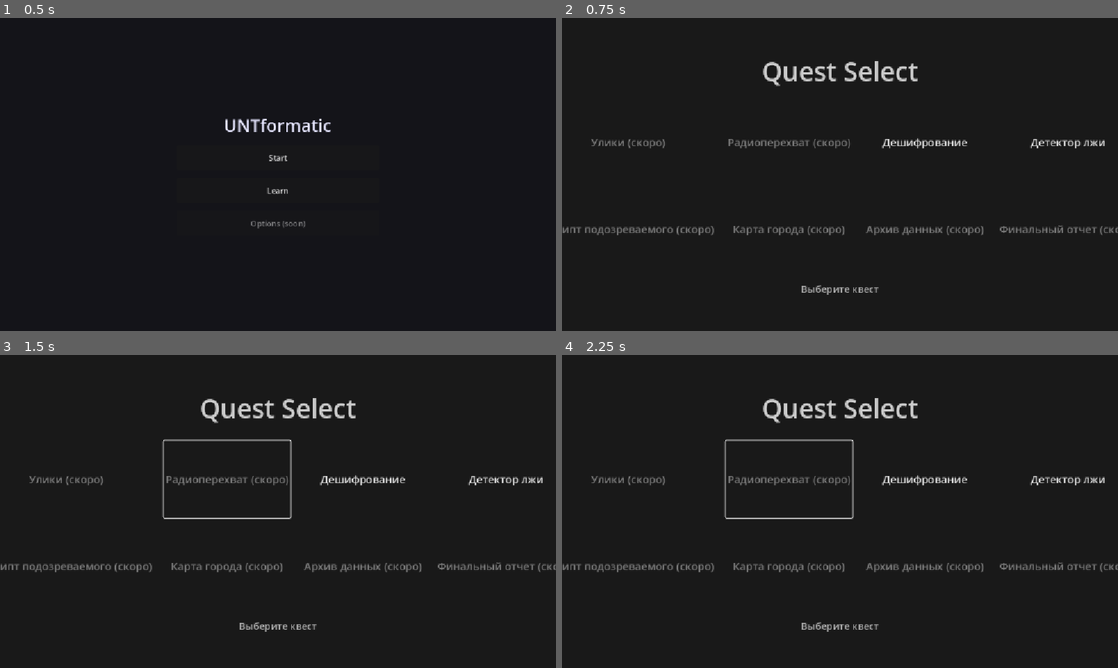
Above: before the commit, frames 1-4 (two rows, left to right).
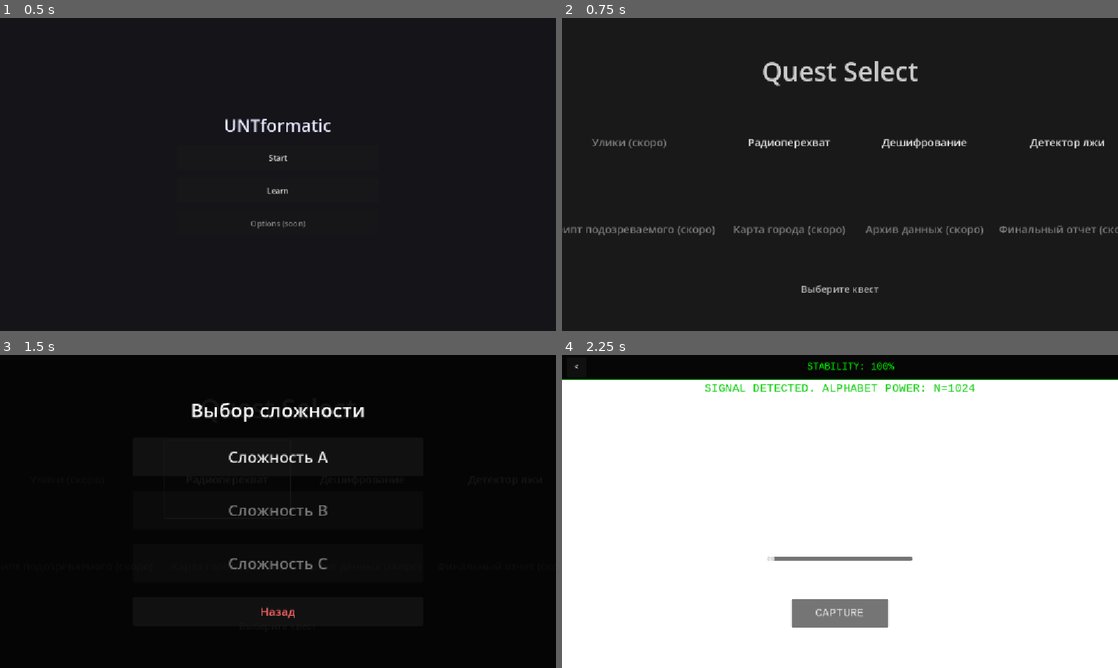
Above: after the commit, the same moments.

Repository: Nurik-dotcom/untmatric
Game: Godot game, scene res://scenes/MainMenu.tscn
Same seed, same stepped clock (60 frames per second), same inputs: the game is played once before the commit and once after it.
Inputs (mouse positions are in pixels of both pictures, inside the frame that each line leads up to):
- Up to frame 1 (0.5 s): no input
- Up to frame 2 (0.75 s): click "Start" at 0.5 s
- Up to frame 3 (1.5 s): click (227, 480) at 1.25 s, where only the run after the commit has a clickable "Радиоперехват"
- Up to frame 4 (2.25 s): click (840, 458) at 2 s, where only the run after the commit has a clickable "Сложность A"

Frame 1 is identical in both runs. In frame 2, 1.6% of the frame differs, in the area x 0-100%, y 38-70%; in frame 3, 5.0%; in frame 4, 92%, in the area x 0-100%, y 2-100%.

Commit message:
Enable Radio Quest A in Quest Selection Menu
- Updated `scenes/QuestSelect.gd` to include `QuestType.RADIO`.
- Enabled the "Radio Intercept" button and removed the "(coming soon)" label.
- Configured the modal routing to launch `scenes/RadioQuestA.tscn` when selected.
- Ensures the new quest is accessible to the player.

Co-authored-by: Nurik-dotcom <84225078+Nurik-dotcom@users.noreply.github.com>

Diff:
--- a/scenes/QuestSelect.gd
+++ b/scenes/QuestSelect.gd
@@ -18,7 +18,7 @@
 @onready var btn_close = $ModalLayer/ModeSelectionModal/CenterContainer/VBoxContainer/BtnClose
 @onready var modal_title = $ModalLayer/ModeSelectionModal/CenterContainer/VBoxContainer/ModalTitle
 
-enum QuestType { DECRYPTOR, LOGIC_GATE }
+enum QuestType { DECRYPTOR, LOGIC_GATE, RADIO }
 var selected_quest_type = QuestType.DECRYPTOR
 
 const TITLE_TEXT = "\u0412\u044b\u0431\u043e\u0440 \u043a\u0432\u0435\u0441\u0442\u0430"
@@ -26,7 +26,7 @@
 const STATUS_LOCKED = "\u042d\u0442\u043e\u0442 \u043a\u0432\u0435\u0441\u0442 \u043f\u043e\u043a\u0430 \u043d\u0435 \u0433\u043e\u0442\u043e\u0432"
 
 const BTN_CLUES_TEXT = "\u0423\u043b\u0438\u043a\u0438 (c\u043a\u043e\u0440\u043e)"
-const BTN_RADIO_TEXT = "\u0420\u0430\u0434\u0438\u043e\u043f\u0435\u0440\u0435\u0445\u0432\u0430\u0442 (c\u043a\u043e\u0440\u043e)"
+const BTN_RADIO_TEXT = "\u0420\u0430\u0434\u0438\u043e\u043f\u0435\u0440\u0435\u0445\u0432\u0430\u0442"
 const BTN_DECRYPTOR_TEXT = "\u0414\u0435\u0448\u0438\u0444\u0440\u043e\u0432\u0430\u043d\u0438\u0435"
 const BTN_LIE_TEXT = "\u0414\u0435\u0442\u0435\u043a\u0442\u043e\u0440 \u043b\u0436\u0438"
 const BTN_SCRIPT_TEXT = "\u0421\u043a\u0440\u0438\u043f\u0442 \u043f\u043e\u0434\u043e\u0437\u0440\u0435\u0432\u0430\u0435\u043c\u043e\u0433\u043e (c\u043a\u043e\u0440\u043e)"
@@ -68,8 +68,8 @@
 func _connect_buttons():
 	btn_decryptor.pressed.connect(_on_decryptor_pressed)
 	btn_lie.pressed.connect(_on_lie_detector_pressed)
+	btn_radio.pressed.connect(_on_radio_pressed)
 	btn_clues.pressed.connect(_on_locked_pressed)
-	btn_radio.pressed.connect(_on_locked_pressed)
 	btn_script.pressed.connect(_on_locked_pressed)
 	btn_city.pressed.connect(_on_locked_pressed)
 	btn_archive.pressed.connect(_on_locked_pressed)
@@ -82,7 +82,7 @@
 
 func _disable_unready():
 	btn_clues.disabled = true
-	btn_radio.disabled = true
+	btn_radio.disabled = false
 	btn_script.disabled = true
 	btn_city.disabled = true
 	btn_archive.disabled = true
@@ -101,6 +101,12 @@
 	btn_complexity_c.disabled = true
 	modal.visible = true
 
+func _on_radio_pressed():
+	selected_quest_type = QuestType.RADIO
+	btn_complexity_b.disabled = true
+	btn_complexity_c.disabled = true
+	modal.visible = true
+
 func _on_locked_pressed():
 	status_label.text = STATUS_LOCKED
 
@@ -110,6 +116,8 @@
 		get_tree().change_scene_to_file("res://scenes/Decryptor.tscn")
 	elif selected_quest_type == QuestType.LOGIC_GATE:
 		get_tree().change_scene_to_file("res://scenes/LogicQuestA.tscn")
+	elif selected_quest_type == QuestType.RADIO:
+		get_tree().change_scene_to_file("res://scenes/RadioQuestA.tscn")
 
 func _on_complexity_b_pressed():
 	if selected_quest_type != QuestType.DECRYPTOR:
